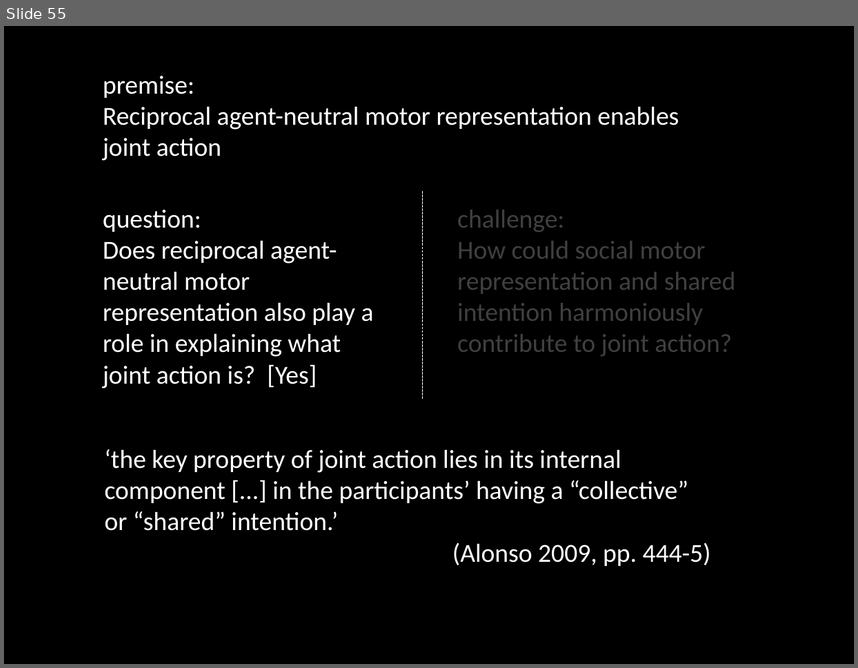
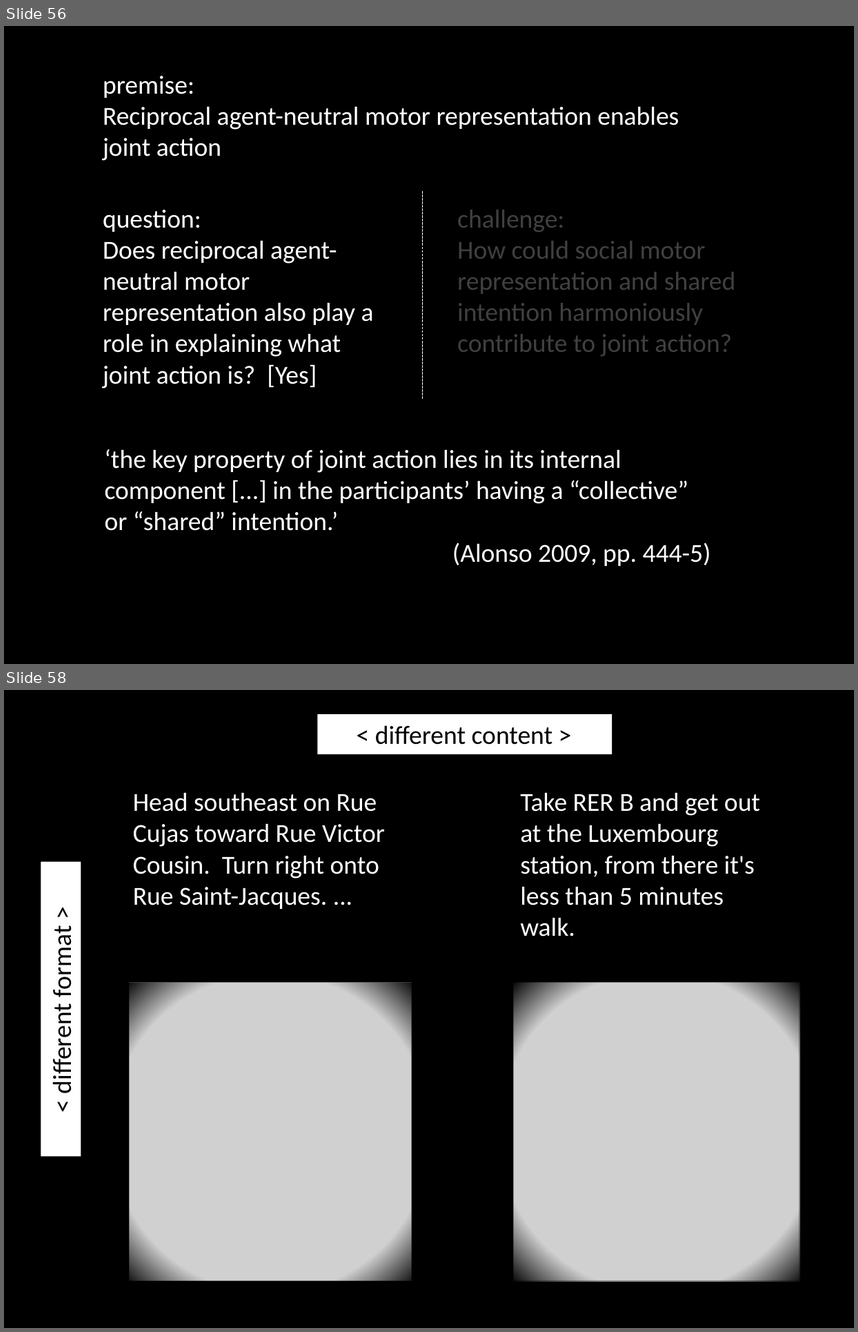
Before and after one commit to butterfill/writing, a slide deck: conf joint action --- sharing goals vs sharing intentions cambridge 2012 talk/intention and motor representation in joint action v2.pptx. Shown one above the other, each under a label of ours: slide 55 before the commit, slides 56 and 58 after it; the slides between them are not shown. The pictures are 858x668 and 858x1332 pixels, drawn with LibreOffice and Linux fonts; fonts in the diff are those of the drawing; grey boxes stand for pictures. Boxes give left, top, right and bottom in pixels: in the first picture for what was removed or moved away, otherwise in the second. Text is boxed around its words. In the diff, an @@ line names an element or a change of style, - is before the commit and + after.

```diff
--- a/conf joint action --- sharing goals vs sharing intentions cambridge 2012 talk/intention and motor representation in joint action v2.pptx
+++ b/conf joint action --- sharing goals vs sharing intentions cambridge 2012 talk/intention and motor representation in joint action v2.pptx
@@ slide 58 added at (x1=4, y1=690, x2=854, y2=1328), background #000000 @@
@@ rectangle added at (x1=318, y1=715, x2=612, y2=755), fill #FFFFFF, 22 pt, text #000000 @@
+< different content >
@@ text added at (x1=133, y1=793, x2=385, y2=909), 22 pt, text #FFFFFF @@
+Head southeast on Rue Cujas toward Rue Victor Cousin. Turn right onto Rue Saint-Jacques. ...
@@ text added at (x1=520, y1=793, x2=760, y2=936), 22 pt, text #FFFFFF @@
+Take RER B and get out at the Luxembourg station, from there it's less than 5 minutes walk.
@@ rectangle added at (x1=41, y1=861, x2=81, y2=1156), fill #FFFFFF, 22 pt, text #000000 @@
+< different format >
@@ rectangle added at (x1=125, y1=983, x2=417, y2=1283), fill gradient #000000 @@
@@ picture added at (x1=129, y1=983, x2=411, y2=1281) @@
@@ rectangle added at (x1=513, y1=980, x2=804, y2=1281), fill gradient #000000 @@
@@ picture added at (x1=514, y1=983, x2=800, y2=1281) @@
@@ what was slide 55 is now slide 56 @@
```
Also in this commit, not shown: 8 slides changed, 10 other slides added, 6 slides removed.
